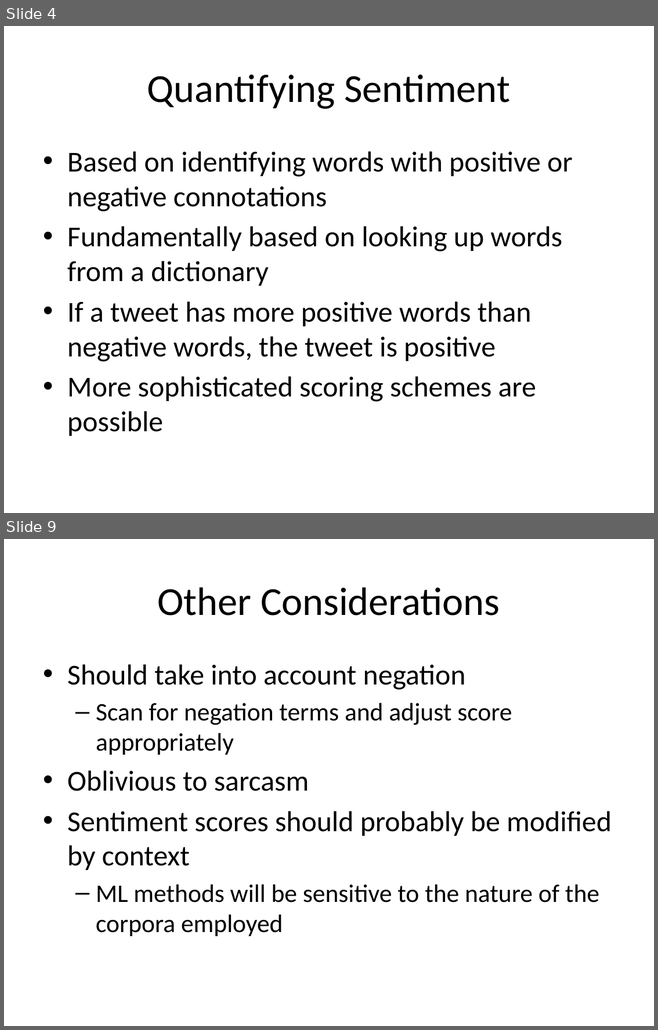
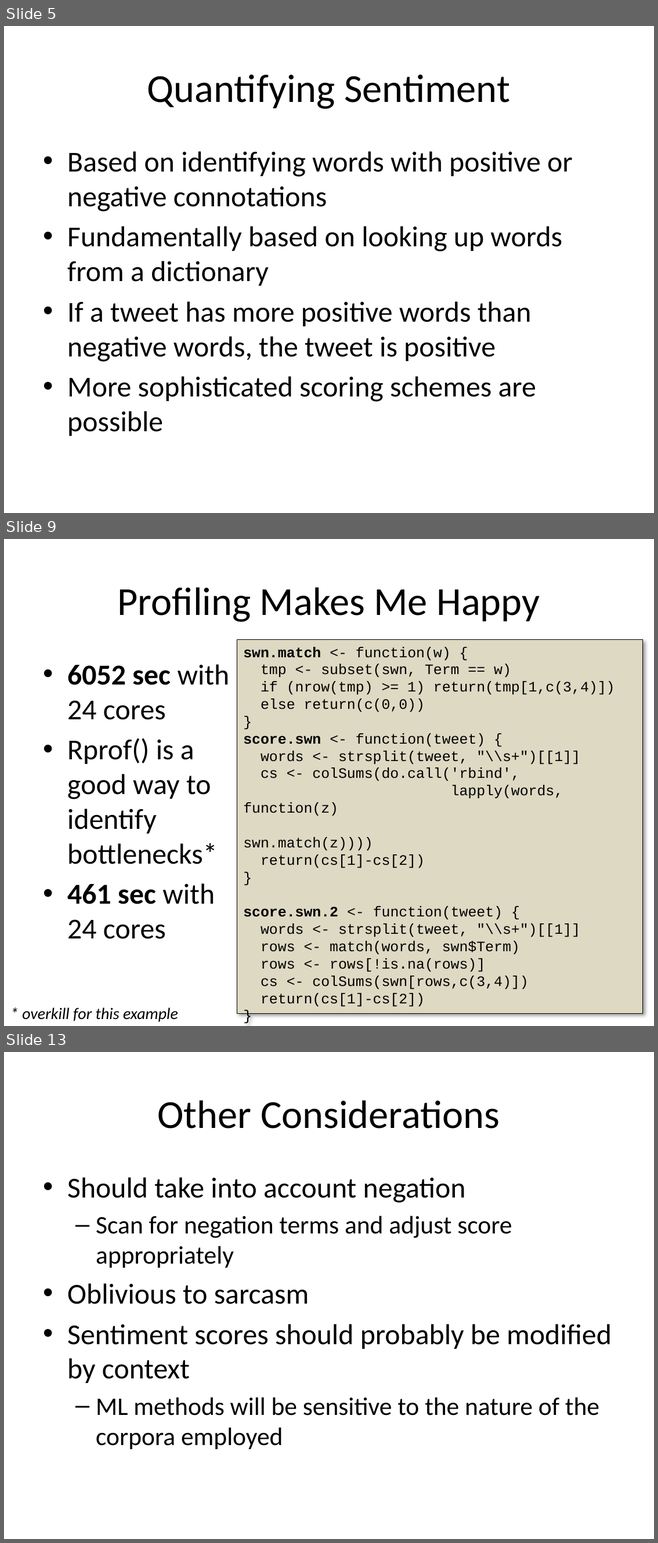
Before and after one commit to rajarshi/ctrug-tweet, a slide deck: ctrug.pptx. Shown one above the other, each under a label of ours: slides 4 and 9 before the commit, slides 5, 9 and 13 after it; the slides between them are not shown. The pictures are 658x1030 and 658x1543 pixels, drawn with LibreOffice and Linux fonts; fonts in the diff are those of the drawing. Boxes give left, top, right and bottom in pixels: in the first picture for what was removed or moved away, otherwise in the second. Text is boxed around its words. In the diff, an @@ line names an element or a change of style, - is before the commit and + after.

```diff
--- a/ctrug.pptx
+++ b/ctrug.pptx
@@ slide 9 added at box(4, 539, 654, 1026), background #FFFFFF @@
@@ title added at box(118, 587, 539, 622), 44 pt, text #000000 @@
+Profiling Makes Me Happy
@@ rectangle added at box(237, 640, 643, 1014), fill #DDD9C3, outline #000000 0.75 pt, 16 pt, text #000000 @@
+swn.match <- function(w) {
+tmp <- subset(swn, Term == w)
+if (nrow(tmp) >= 1) return(tmp[1,c(3,4)])
+else return(c(0,0))
+}
+score.swn <- function(tweet) {
+words <- strsplit(tweet, "\\s+")[[1]]
+cs <- colSums(do.call('rbind',
+lapply(words, function(z)
+swn.match(z))))
+return(cs[1]-cs[2])
+}
+score.swn.2 <- function(tweet) {
+words <- strsplit(tweet, "\\s+")[[1]]
+rows <- match(words, swn$Term)
+rows <- rows[!is.na(rows)]
+cs <- colSums(swn[rows,c(3,4)])
+return(cs[1]-cs[2])
+}
@@ text added at box(67, 664, 230, 939), 32 pt, text #000000 @@
+• 6052 sec with
+  24 cores
+• Rprof() is a
+  good way to
+  identify
+  bottlenecks*
+• 461 sec with
+  24 cores
@@ text added at box(22, 1008, 178, 1022), 18 pt, text #000000, italic @@
+* overkill for this example
@@ what was slide 4 is now slide 5 @@
@@ what was slide 9 is now slide 13 @@
```
Also in this commit, not shown: 4 slides changed, 3 other slides added, 1 slide removed, 2 other files.
